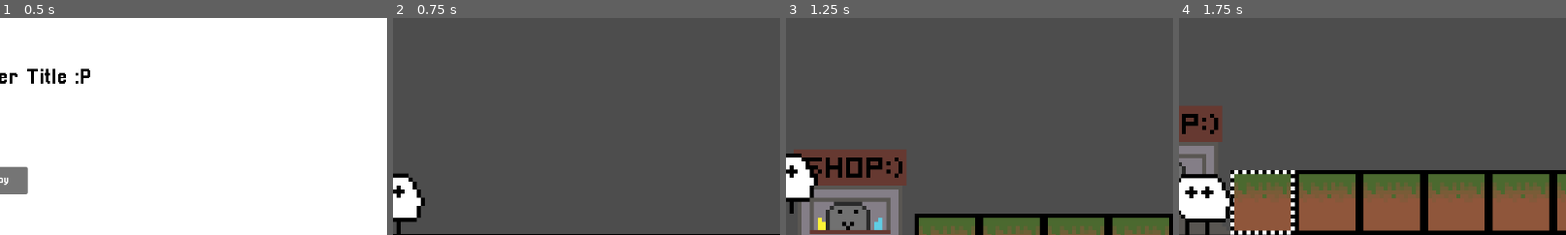
Above: before the commit, frames 1-4 (left to right).
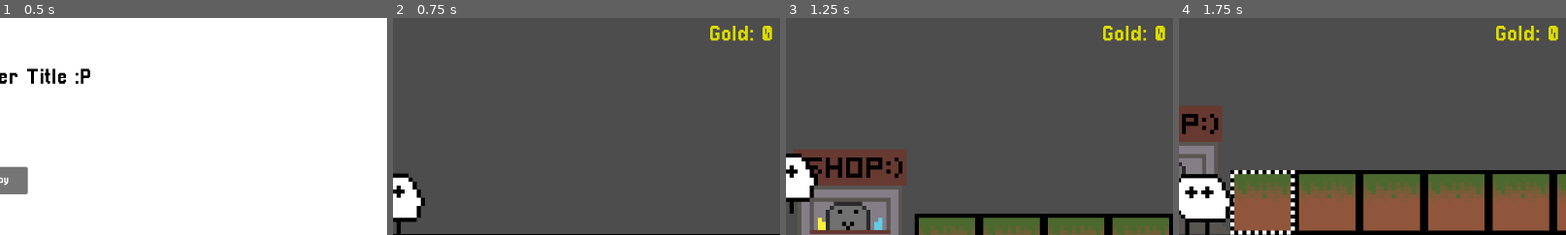
Above: after the commit, the same moments.

Repository: Deeeeelan/Campfire-Game
Game: Godot game, scene res://Scenes/Title Screen.tscn
Two runs of this game, one before a commit and one after it. Both use one fixed random seed, a clock stepped at 60 frames per second and the inputs below.
Inputs (mouse positions are % of the whole screen's width and height, from its top left):
- Up to frame 1 (0.5 s): no input
- Up to frame 2 (0.75 s): click "Play" at 0.5 s
- Up to frame 3 (1.25 s): no input
- Up to frame 4 (1.75 s): move the mouse to (72, 45) at 1.27 s; hold D (Right) from 1.28 s (still down); click (72, 45) at 1.42 s; tap W (Jump) at 1.52 s
The pictures show only the part of the screen within x 50-100%, y 13-63%; the shares and areas given below are measured in that part.

Frame 1 is identical in both runs. In frame 2, 0.6% of the frame differs, in the area x 81-98%, y 3-11%; in frame 3, 0.6%; in frame 4, 0.6%.

Commit message:
Add gold system

Diff:
--- a/Scenes/Game.tscn
+++ b/Scenes/Game.tscn
@@ -16,6 +16,10 @@
 [sub_resource type="LabelSettings" id="LabelSettings_7lihs"]
 font_size = 42
 
+[sub_resource type="LabelSettings" id="LabelSettings_71axn"]
+font_size = 32
+font_color = Color(0.85979843, 0.85879815, 7.70092e-07, 1)
+
 [sub_resource type="LabelSettings" id="LabelSettings_bf53h"]
 font_size = 32
 
@@ -118,7 +122,24 @@
 texture = ExtResource("9_bf53h")
 stretch_mode = 4
 
+[node name="GoldLabel" type="Label" parent="CanvasLayer/Control/Inner" unique_id=758489110]
+layout_mode = 1
+anchors_preset = -1
+anchor_left = 0.93
+anchor_top = 0.13
+anchor_right = 1.0
+anchor_bottom = 0.13
+offset_left = -129.0
+offset_bottom = 43.0
+grow_horizontal = 0
+mouse_filter = 1
+mouse_behavior_recursive = 2
+text = "Gold: 0"
+label_settings = SubResource("LabelSettings_71axn")
+horizontal_alignment = 2
+
 [node name="PauseScreen" type="Control" parent="CanvasLayer/Control" unique_id=394673126]
+visible = false
 layout_mode = 1
 anchors_preset = 15
 anchor_right = 1.0
@@ -161,6 +182,50 @@
 expand_mode = 2
 stretch_mode = 4
 
+[node name="ShopScreen" type="Control" parent="CanvasLayer/Control" unique_id=1371361275]
+visible = false
+layout_mode = 1
+anchors_preset = 15
+anchor_right = 1.0
+anchor_bottom = 1.0
+grow_horizontal = 2
+grow_vertical = 2
+
+[node name="QuitButton" type="Button" parent="CanvasLayer/Control/ShopScreen" unique_id=117226763]
+z_index = 999
+layout_mode = 1
+anchors_preset = -1
+anchor_left = 0.4
+anchor_top = 0.4
+anchor_right = 0.6
+anchor_bottom = 0.5
+
+[node name="Label" type="Label" parent="CanvasLayer/Control/ShopScreen/QuitButton" unique_id=872608942]
+layout_mode = 1
+anchors_preset = 15
+anchor_right = 1.0
+anchor_bottom = 1.0
+grow_horizontal = 2
+grow_vertical = 2
+text = "Quit"
+label_settings = SubResource("LabelSettings_bf53h")
+horizontal_alignment = 1
+vertical_alignment = 1
+
+[node name="TextureRect" type="TextureRect" parent="CanvasLayer/Control/ShopScreen" unique_id=269475610]
+z_index = 2
+layout_mode = 1
+anchors_preset = 15
+anchor_right = 1.0
+anchor_bottom = 1.0
+grow_horizontal = 2
+grow_vertical = 2
+mouse_filter = 2
+mouse_behavior_recursive = 1
+texture = ExtResource("7_fgofq")
+expand_mode = 2
+stretch_mode = 4
+
 [node name="Tick" type="Timer" parent="." unique_id=1503009108]
 wait_time = 0.2
 autostart = true
--- a/Scripts/character_body_2d.gd
+++ b/Scripts/character_body_2d.gd
@@ -3,6 +3,7 @@
 @export var depth : int = 0
 @export var deepest_depth : int = 0
 @export var health : int = 100
+@export var gold : int = 0
 @export var speed = 180.0
 @export var jump_velocity = -220.0
 @export var lerp_speed = 5.5 # lower = more slippery
@@ -11,6 +12,7 @@
 @export var select_overlay: Sprite2D
 @export var tile_map: TileMapLayer
 @export var game_ticker: Timer
+@export var current_items: Array[String] = []
 
 var selection_pos: Vector2i
 
@@ -24,6 +26,17 @@
 const BREAKING_STATES : Dictionary[Vector2i, Vector2i] = {
 	Vector2i(1, 0) : Vector2i(1, 1),
 }
+const TILE_VALUES : Dictionary[Vector2i, int] = {
+	Vector2i(0, 0) : 1,
+	Vector2i(1, 1) : 2,
+}
+const ITEMS = {
+	"Bomb" : {
+		"Name": "Bomb",
+		"Description": "A simple bomb that explodes tiles sometimes.",
+		"Cost": 100,
+	},
+}
 
 func dig(pos : Vector2i):
 	var atlas_pos = tile_map.get_cell_atlas_coords(pos)
@@ -32,6 +45,8 @@
 			tile_map.set_cell(selection_pos, 0, BREAKING_STATES[atlas_pos])
 		else:
 			tile_map.set_cell(selection_pos, 0, Vector2i(0, 2))
+		if atlas_pos in TILE_VALUES:
+			gold += TILE_VALUES[atlas_pos]
 
 
 func tick():
--- a/Scripts/gui_script.gd
+++ b/Scripts/gui_script.gd
@@ -26,3 +26,4 @@
 func _process(delta: float) -> void:
 	inner.get_node("DepthLabel").text = "Depth: " + str(player.depth)
 	inner.get_node("HealthLabel").text = "Health: " + str(player.health)
+	inner.get_node("GoldLabel").text = "Gold: " + str(player.gold)
